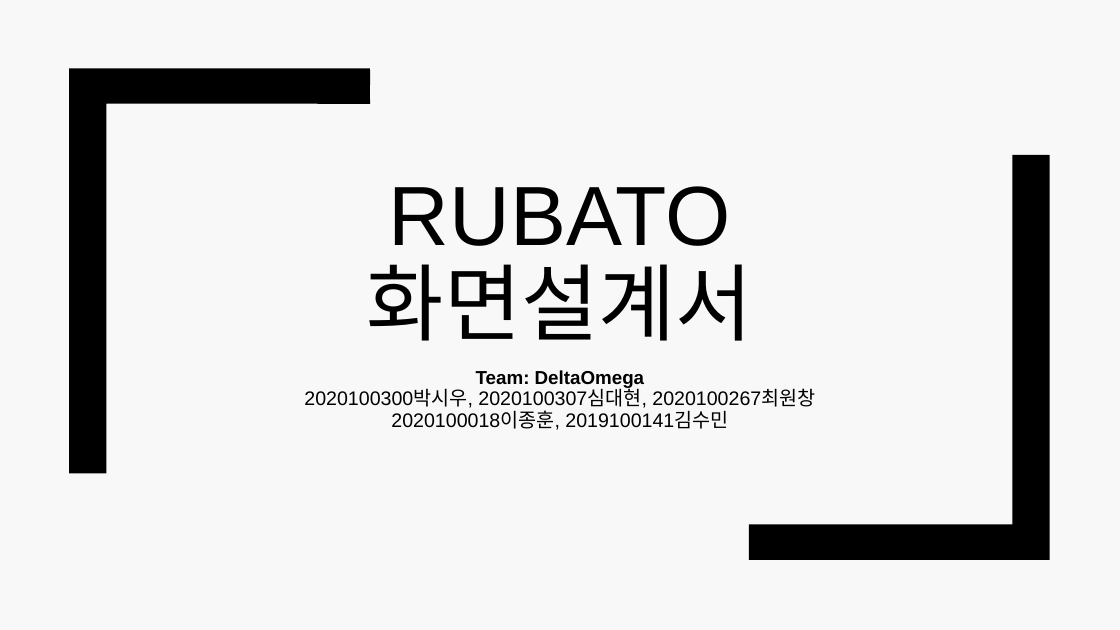
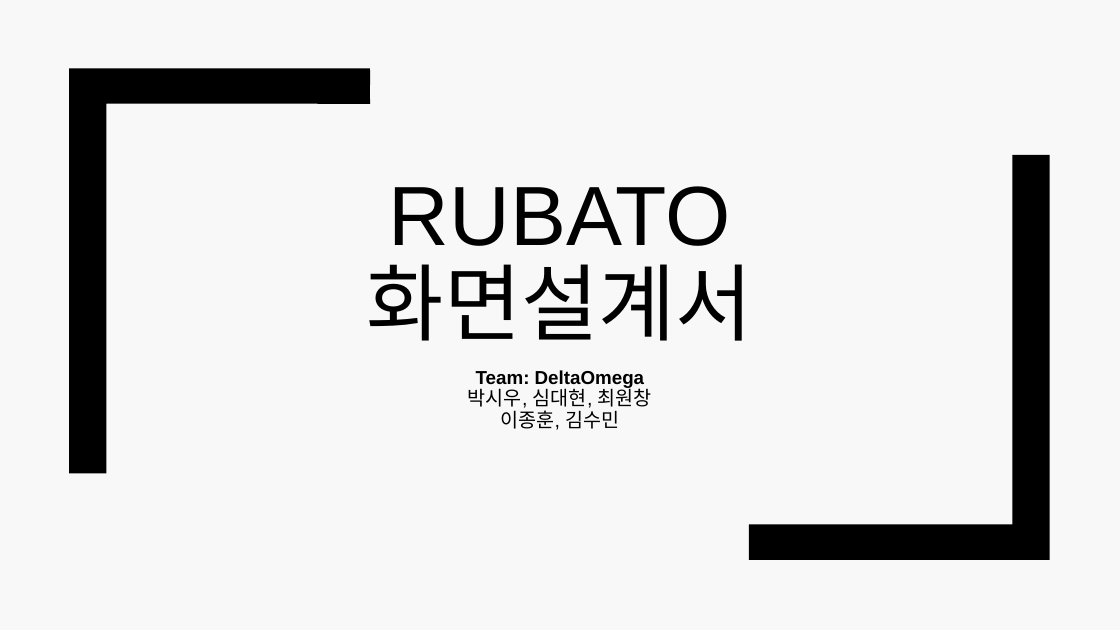
Before and after one commit to deltaomega02/rubato, a slide deck: slide 1 of docs/RUBATO_화면설계서.pptx. Drawn at 1120x630 pixels with LibreOffice and Linux fonts; fonts in the diff are those of the drawing. Boxes give left, top, right and bottom in pixels: in the first picture for what was removed or moved away, otherwise in the second. Text is boxed around its words. In the diff, an @@ line names an element or a change of style, - is before the commit and + after.

```diff
--- a/docs/RUBATO_화면설계서.pptx
+++ b/docs/RUBATO_화면설계서.pptx
@@ subtitle at (x1=468, y1=385, x2=652, y2=430): text changed @@
-2020100300박시우, 2020100307심대현, 2020100267최원창
-2020100018이종훈, 2019100141김수민
+박시우, 심대현, 최원창
+이종훈, 김수민
```
